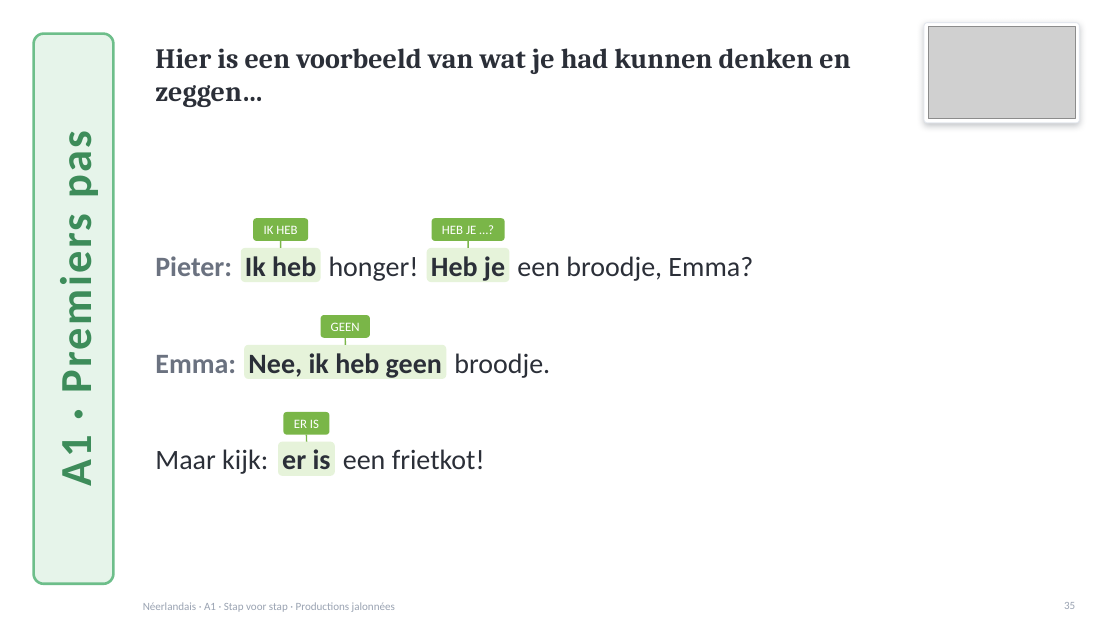
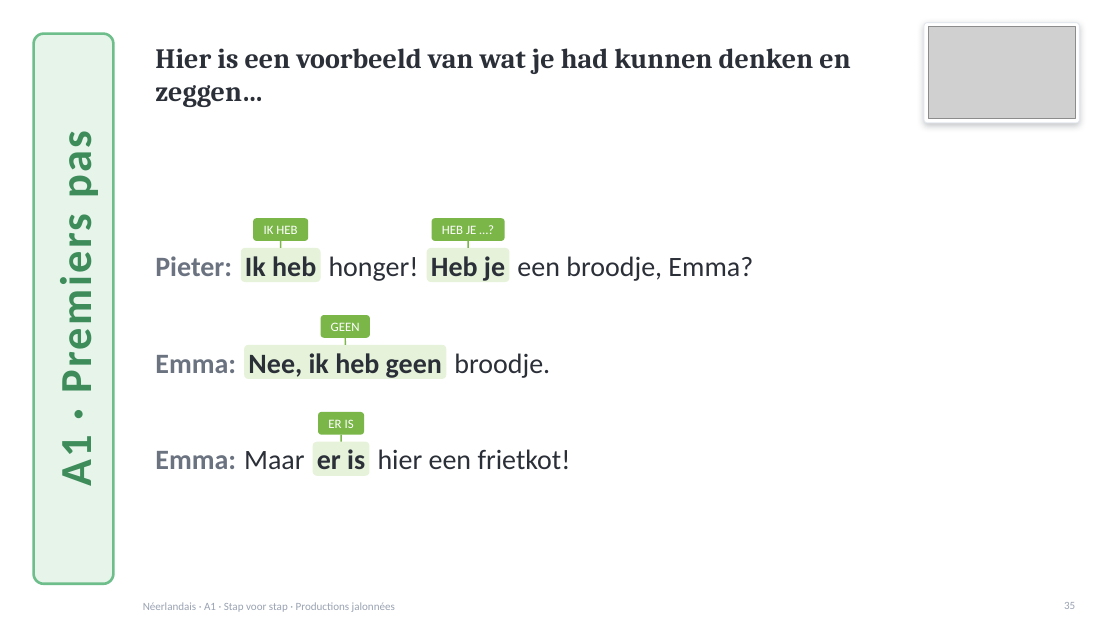
Before and after one commit to ajouniaux/talenleren, a slide deck: slide 35 of neerlandais1/powerpoints/Stap_voor_stap_A1_debutants.pptx. Drawn at 1120x630 pixels with LibreOffice and Linux fonts; fonts in the diff are those of the drawing; grey boxes stand for pictures. Boxes give left, top, right and bottom in pixels: in the first picture for what was removed or moved away, otherwise in the second. Text is boxed around its words. In the diff, an @@ line names an element or a change of style, - is before the commit and + after.

```diff
--- a/neerlandais1/powerpoints/Stap_voor_stap_A1_debutants.pptx
+++ b/neerlandais1/powerpoints/Stap_voor_stap_A1_debutants.pptx
@@ 2 texts, 2 rounded rectangles, 1 line: place and size @@
-2 texts, 2 rounded rectangles, 1 line at [278, 412, 335, 476]
+2 texts, 2 rounded rectangles, 1 line at [313, 412, 370, 476]
@@ text at [378, 449, 571, 469]: text changed @@
-een frietkot!
+hier een frietkot!
@@ text added at [155, 451, 236, 469], 24 pt, text #6B7280, bold @@
+Emma:
@@ text at [244, 451, 304, 469]: text changed @@
-Maar kijk:
+Maar
```
Also in this commit, not shown: 19 other slides changed, 5 other files.
